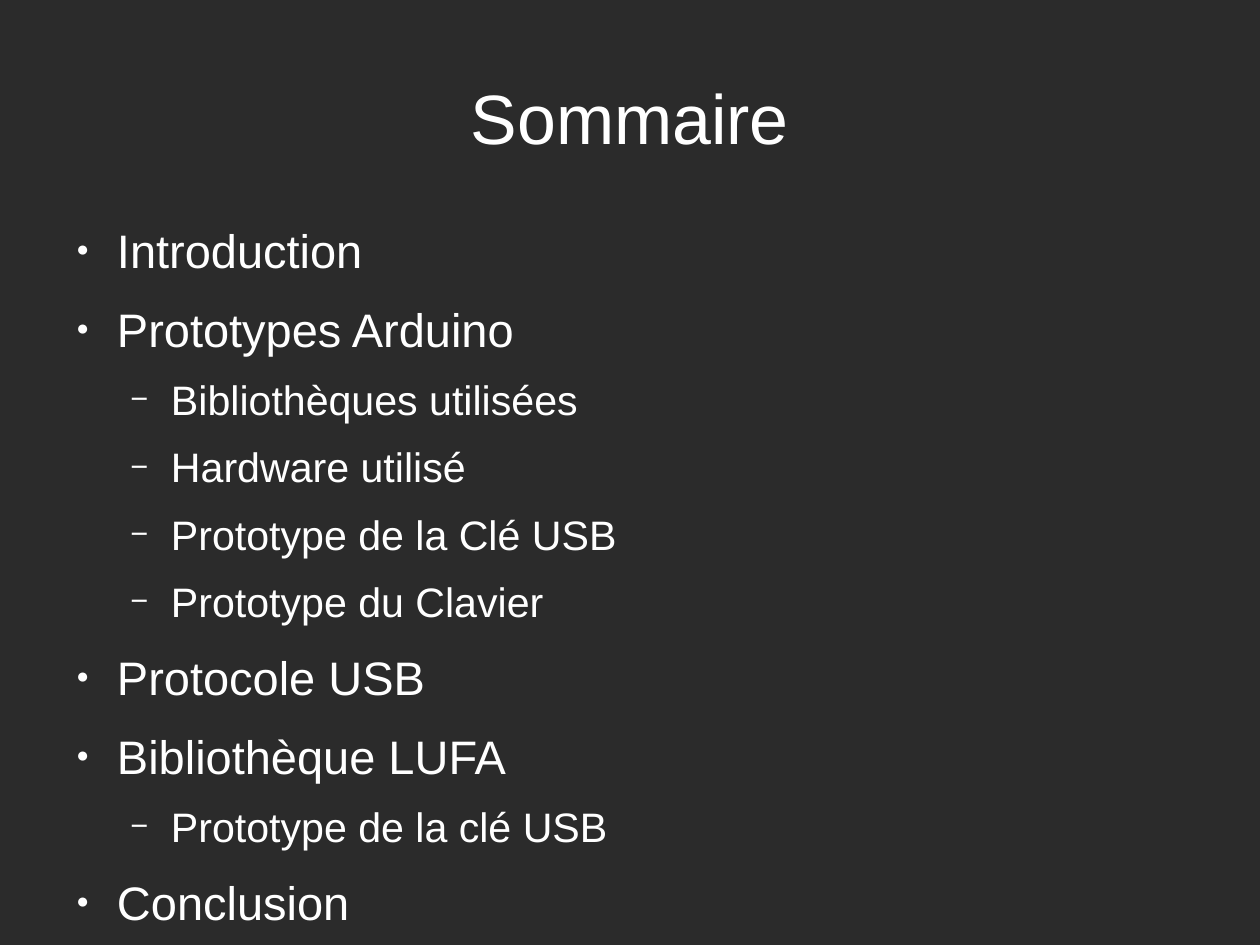
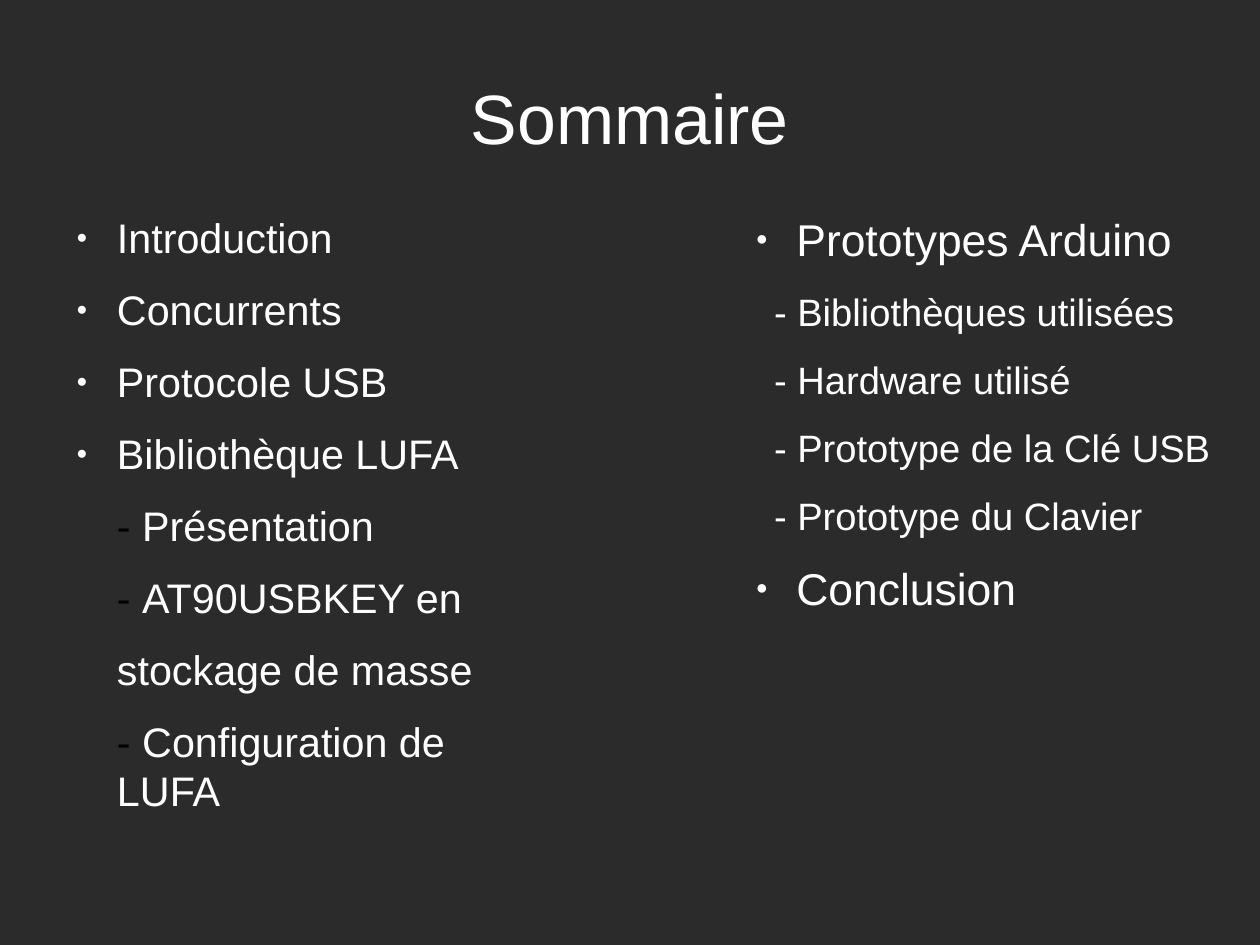
Before and after one commit to rguillomon/IMA3-4_Project, a slide deck: slide 2 of P12(périphUSB).odp. Drawn at 1260x945 pixels with LibreOffice and Linux fonts; fonts in the diff are those of the drawing; background and template pictures are left out; a plain dark background stands for a picture behind light text. Boxes give left, top, right and bottom in pixels: in the first picture for what was removed or moved away, otherwise in the second. Text is boxed around its words. In the diff, an @@ line names an element or a change of style, - is before the commit and + after.

Commit message:
commit : réorganisation diapo + sommaire

```diff
--- a/P12(périphUSB).odp
+++ b/P12(périphUSB).odp
@@ text "Introduction": place and size @@
-text "Introduction" at (117, 234, 617, 921)
+text "Introduction" at (117, 223, 473, 807)
@@ text at (117, 223, 458, 477): size 29.6 to 26 pt in "Introduction", "Protocole USB", "Bibliothèque LUFA" @@
@@ text at (117, 296, 342, 326): text changed; size 25.9 to 26 pt @@
-● Prototypes Arduino
-  − Bibliothèques utilisées
-  − Hardware utilisé
-  − Prototype de la Clé USB
-  − Prototype du Clavier
+● Concurrents
@@ text added at (796, 298, 1210, 606), 24 pt, text #FFFFFF @@
+● Prototypes Arduino
+- Bibliothèques utilisées
+- Hardware utilisé
+- Prototype de la Clé USB
+- Prototype du Clavier
+● Conclusion
@@ text at (117, 510, 473, 807): text changed; size 25.9 to 26 pt @@
-  − Prototype de la clé USB
-● Conclusion
+- Présentation
+- AT90USBKEY en
+stockage de masse
+- Configuration de LUFA
```
Also in this commit, not shown: 4 other slides changed, 1 slide added.
